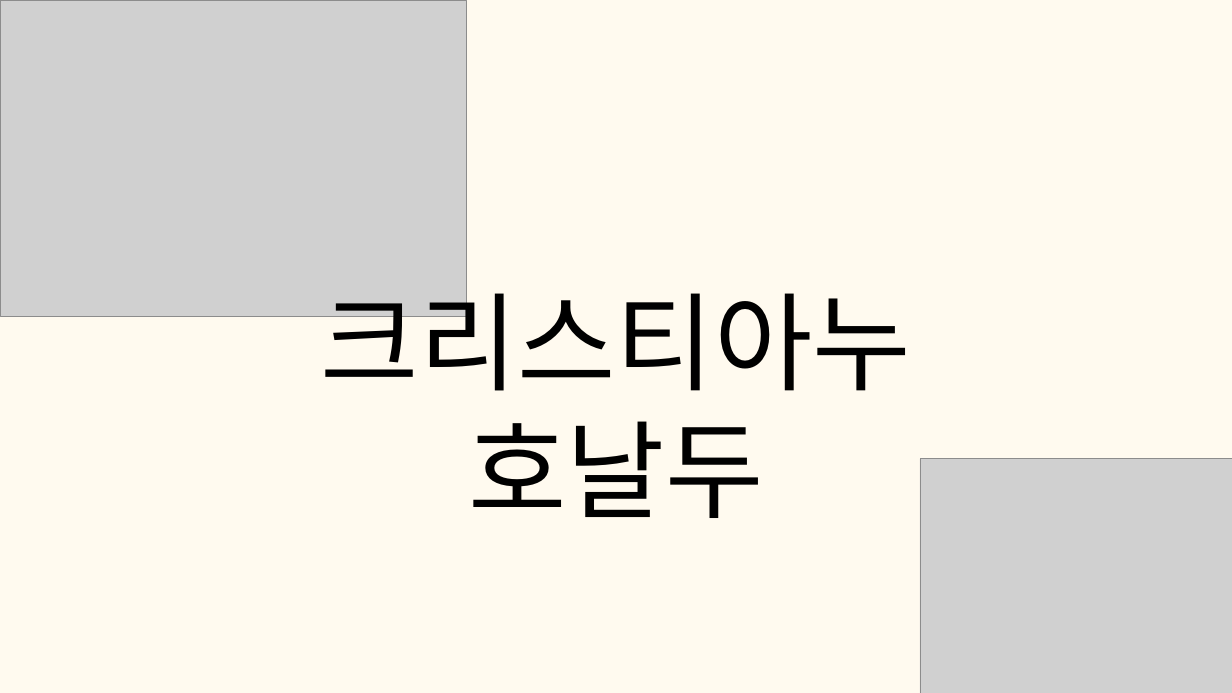
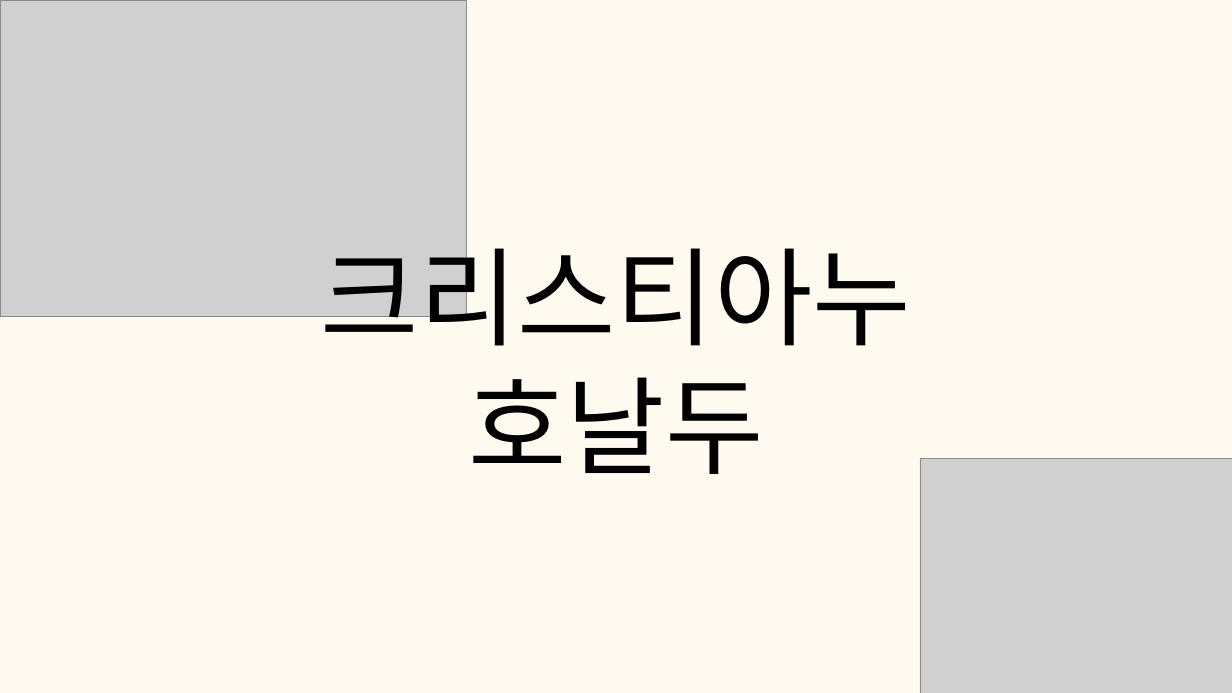
Before and after one commit to tkdgns25300/sunday_play, a slide deck: slide 60 of public/downloads/games/person-quiz/rules.pptx. Drawn at 1232x693 pixels with LibreOffice and Linux fonts; fonts in the diff are those of the drawing; grey boxes stand for pictures. Boxes give left, top, right and bottom in pixels: in the first picture for what was removed or moved away, otherwise in the second. Text is boxed around its words. In the diff, an @@ line names an element or a change of style, - is before the commit and + after.

```diff
--- a/public/downloads/games/person-quiz/rules.pptx
+++ b/public/downloads/games/person-quiz/rules.pptx
@@ text "크리스티아누 호날두": place and size @@
-text "크리스티아누 호날두" at [321,274,911,518]
+text "크리스티아누 호날두" at [321,229,911,474]
@@ text "크리스티아누 호날두" at [321,229,911,474]: font Lato to Noto Sans CJK KR @@
```
Also in this commit, not shown: 54 other slides changed, 3 other files.
